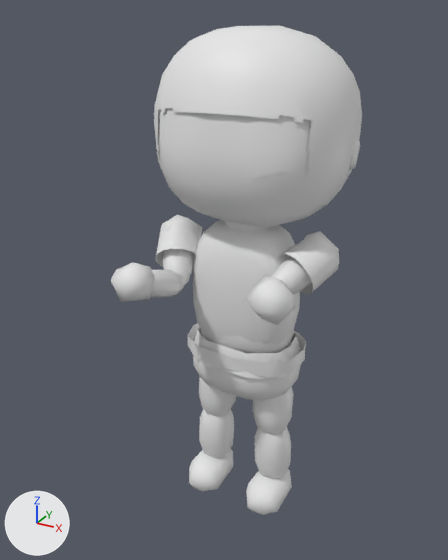
Before and after pictures for a commit that changed the glTF model models/look_f_bob.glb.
The view is the same before and after, from a 50 mm camera at (0.723, -1.442, 1.43) aimed at (-0.024, -0.083, 0.751). Arrows for +X, +Y and +Z are at lower left; the lights stay in place. The first picture is the older version. Both versions are drawn at frame 8 of the action 'pistol.reload'; the numbers are the values there.

Names of what the first picture shows: 'chest.olive.8', 'foot_L.leather.2', 'hand_L.human_skin.16', 'head.hair.25', 'head.human_skin.22', 'hips.denim.6', 'hips.leather.10', 'lower_leg_L.denim.1', 'spine.olive.11', 'spine.olive.7', 'upper_arm_L.olive.14', 'upper_leg_L.denim.0' and 12 more.
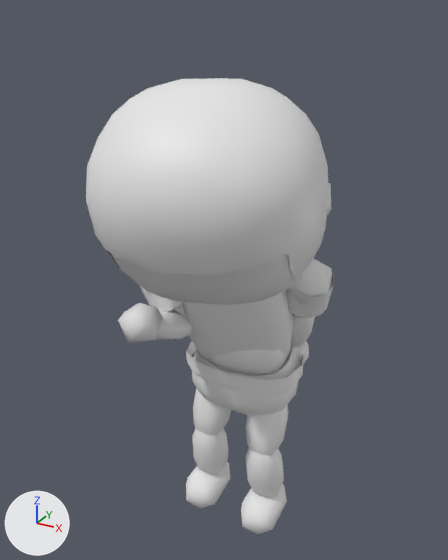
Not drawn themselves, but carrying or shaping drawn objects: ob_root, ob_spine, ob_chest, ob_head, ob_upper_arm_l, ob_lower_arm_l, ob_upper_arm_r, ob_lower_arm_r, ob_hand_r, ob_upper_leg_l, ob_lower_leg_l, ob_upper_leg_r, ob_lower_leg_r.

Edits to the bpy script that builds the scene:
```text
Change ob_root:
    ob_root.location: (0.0, 0.0096, 0.0) -> (0.0, 0.0, -0.048)
Change ob_spine:
    ob_spine.rotation_euler: (0.0349, 0.0, 0.0) -> (0.244, 0.0, 0.0)  # degrees (2, 0, 0) -> degrees (14, 0, 0)
Change ob_chest:
    ob_chest.rotation_euler: (-0.0524, 0.0, 0.0698) -> (0.14, 0.0, 0.279)  # degrees (-3, 0, 4) -> degrees (8, 0, 16)
Change ob_head:
    ob_head.rotation_euler: (-0.175, 0.0, 0.0) -> (0.209, 0.0, 0.0)  # degrees (-10, 0, 0) -> degrees (12, 0, 0)
Change ob_upper_arm_l:
    ob_upper_arm_l.rotation_euler: (2.234, 0.777, 0.0) -> (-2.932, 0.183, 0.0)  # degrees (128, 45, 0) -> degrees (-168, 10, 0)
Change ob_lower_arm_l:
    ob_lower_arm_l.rotation_euler: (-1.047, -0.0287, 0.0) -> (-0.14, -0.0287, 0.0)  # degrees (-60, -1.6, 0) -> degrees (-8, -1.6, 0)
Change ob_upper_arm_r:
    ob_upper_arm_r.rotation_euler: (2.356, -0.358, 0.0) -> (2.758, -0.462, 0.0)  # degrees (135, -21, 0) -> degrees (158, -26, 0)
Change ob_lower_arm_r:
    ob_lower_arm_r.rotation_euler: (-1.134, 0.0287, 0.0) -> (-2.059, 0.0287, 0.0)  # degrees (-65, 1.6, 0) -> degrees (-118, 1.6, 0)
Change ob_hand_r:
    ob_hand_r.rotation_euler: (-0.0698, 0.0325, 0.0) -> (-0.175, 0.0325, 0.0)  # degrees (-4, 1.9, 0) -> degrees (-10, 1.9, 0)
Change ob_upper_leg_l:
    ob_upper_leg_l.rotation_euler: (3.107, -0.0349, 0.0) -> (2.793, -0.0349, 0.0)  # degrees (178, -2, 0) -> degrees (160, -2, 0)
Change ob_lower_leg_l:
    ob_lower_leg_l.rotation_euler: (0.0698, 0.0, 0.0) -> (0.524, 0.0, 0.0)  # degrees (4, 0, 0) -> degrees (30, 0, 0)
Change ob_upper_leg_r:
    ob_upper_leg_r.rotation_euler: (3.107, 0.0349, 0.0) -> (2.862, 0.0349, 0.0)  # degrees (178, 2, 0) -> degrees (164, 2, 0)
Change ob_lower_leg_r:
    ob_lower_leg_r.rotation_euler: (0.0698, 0.0, 0.0) -> (0.454, 0.0, 0.0)  # degrees (4, 0, 0) -> degrees (26, 0, 0)
```

Boxes (x1, y1, x2, y2) around the edits, measured in the pictures (448 x 560 px):
'head.hair.25', moved, turned
    before: (154, 26, 362, 207)
    after: (86, 78, 329, 280)
'head.human_skin.22', moved, turned
    before: (156, 108, 330, 226)
    after: (111, 254, 307, 305)
'chest.olive.8', moved, turned
    before: (193, 220, 300, 345)
    after: (182, 290, 293, 359)
'hips.denim.6', moved
    before: (193, 333, 301, 401)
    after: (192, 351, 299, 415)
'hips.leather.10', moved
    before: (188, 323, 306, 377)
    after: (186, 341, 304, 394)
'hand_R.human_skin.21', moved, turned
    before: (111, 262, 155, 302)
    after: (118, 303, 162, 343)
'lower_leg_L.denim.1', moved, turned
    before: (255, 427, 291, 479)
    after: (245, 449, 284, 497)
'upper_arm_L.olive.14', moved, turned
    before: (279, 238, 339, 295)
    after: (286, 260, 334, 318)
'spine.olive.7', moved, turned
    before: (201, 330, 294, 353)
    after: (200, 344, 291, 376)
'foot_L.leather.2', moved, turned
    before: (246, 469, 292, 515)
    after: (241, 483, 287, 534)
'upper_leg_L.denim.0', moved, turned
    before: (253, 386, 294, 435)
    after: (246, 404, 288, 456)
'lower_leg_R.denim.4', moved, turned
    before: (199, 409, 234, 458)
    after: (192, 428, 228, 474)
'foot_R.leather.5', moved, turned
    before: (189, 449, 233, 491)
    after: (186, 462, 230, 508)
'hand_L.human_skin.16', moved, turned
    before: (246, 276, 295, 325)
    after: (288, 341, 309, 364)
'spine.olive.11', moved, turned
    before: (194, 327, 301, 379)
    after: (194, 348, 301, 380)
'upper_leg_R.denim.3', moved, turned
    before: (199, 376, 236, 417)
    after: (193, 388, 231, 436)
'lower_arm_R.human_skin.18', moved, turned
    before: (150, 270, 184, 297)
    after: (157, 312, 192, 339)
'upper_arm_L.olive.15', moved, turned
    before: (304, 231, 339, 266)
    after: (288, 258, 333, 304)
'upper_arm_R.olive.19', moved, turned
    before: (155, 219, 200, 269)
    after: (140, 286, 183, 312)
'upper_arm_L.human_skin.12', moved, turned (mostly hidden afterwards)
    before: (271, 257, 312, 294)
    after: (294, 271, 321, 318)
'upper_arm_R.human_skin.17', moved, turned (mostly hidden afterwards)
    before: (162, 249, 195, 285)
    after: (168, 304, 186, 317)
'lower_arm_L.human_skin.13', moved, turned (mostly hidden before)
    before: (278, 279, 290, 291)
    after: (290, 314, 315, 347)
'upper_arm_R.olive.20', moved, turned (not visible afterwards)
    before: (163, 215, 202, 238)
'head.human_skin.23', moved, turned
    before: (348, 137, 360, 171)
    after: (327, 183, 331, 215)
'neck.human_skin.9', moved, turned (not visible afterwards)
    before: (225, 221, 269, 231)
